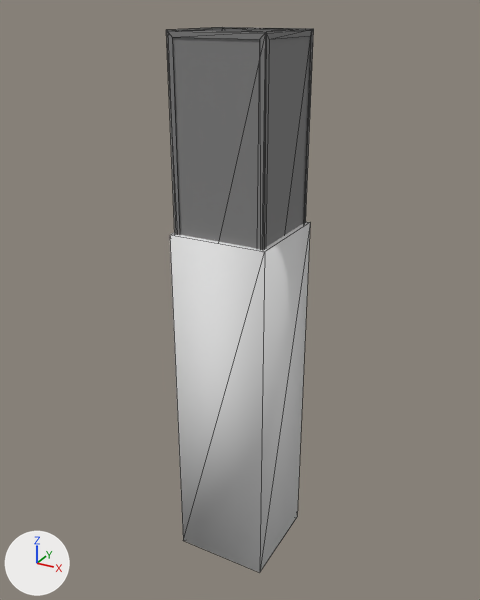
An edit to the Blender file Models/0 Lost Prologue/LPObjects.blend, drawn before and after from the same camera.
Rendered twice from a 50 mm camera at (6.52, -11.94, 8.4) aimed at (-0.12, 0.13, 2.36). The axes (+X, +Y, +Z) are drawn at lower left. The lights are the same throughout. Mesh edges are drawn as thin lines. The same objects are shown in both versions, whatever each file hides.

In view in the first picture: 'WonderPillar2BloomMesh', 'WonderPillar2ZWriteMesh'.
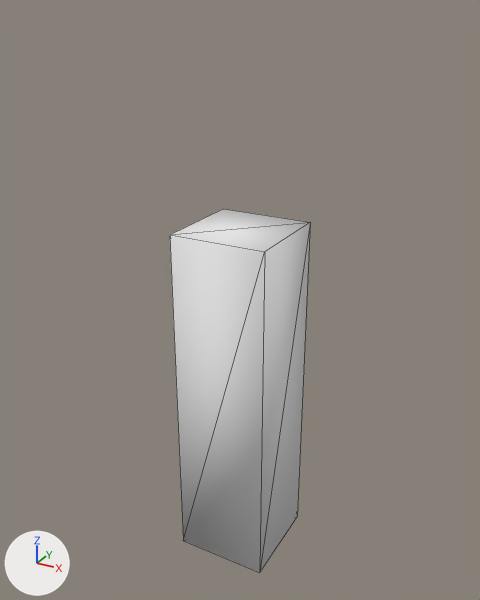
Changed parts and their boxes [x1, y1, x2, y2] in the pictures (480 x 600 px):
'WonderPillar2ZWriteMesh', recoloured, mesh moved (not visible afterwards): before [166, 27, 314, 250]

Edits to the bpy script that builds the scene:
```text
Change mat_wonderblock_zwrite:
    mat_wonderblock_zwrite.base_color: (0.24, 0.24, 0.24) -> (0.0, 0.0, 0.0)  # grey #868686 -> black #000000
Change me_wonderpillar2zwritemesh:
    where me_wonderpillar2zwritemesh.from_pydata(...)  # 40 vertices, 60 faces; spans x -1.03..1.03, y -1.03..1.03, z -0.03..8.03
    used by ob_wonderpillar2zwritemesh; location = (0.0, 0.0, 0.0)
    me_wonderpillar2zwritemesh part 1: the whole mesh is moved by (0.0, 0.0, -4.0)
```
